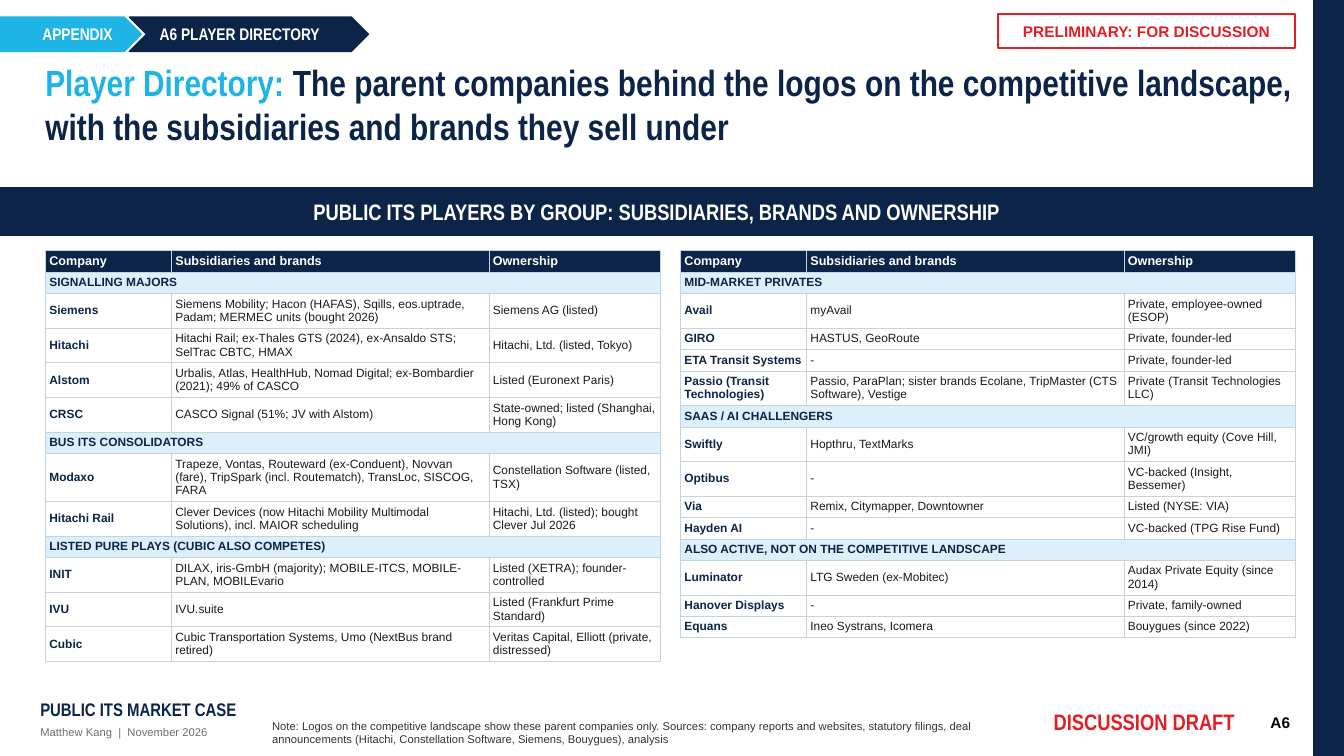
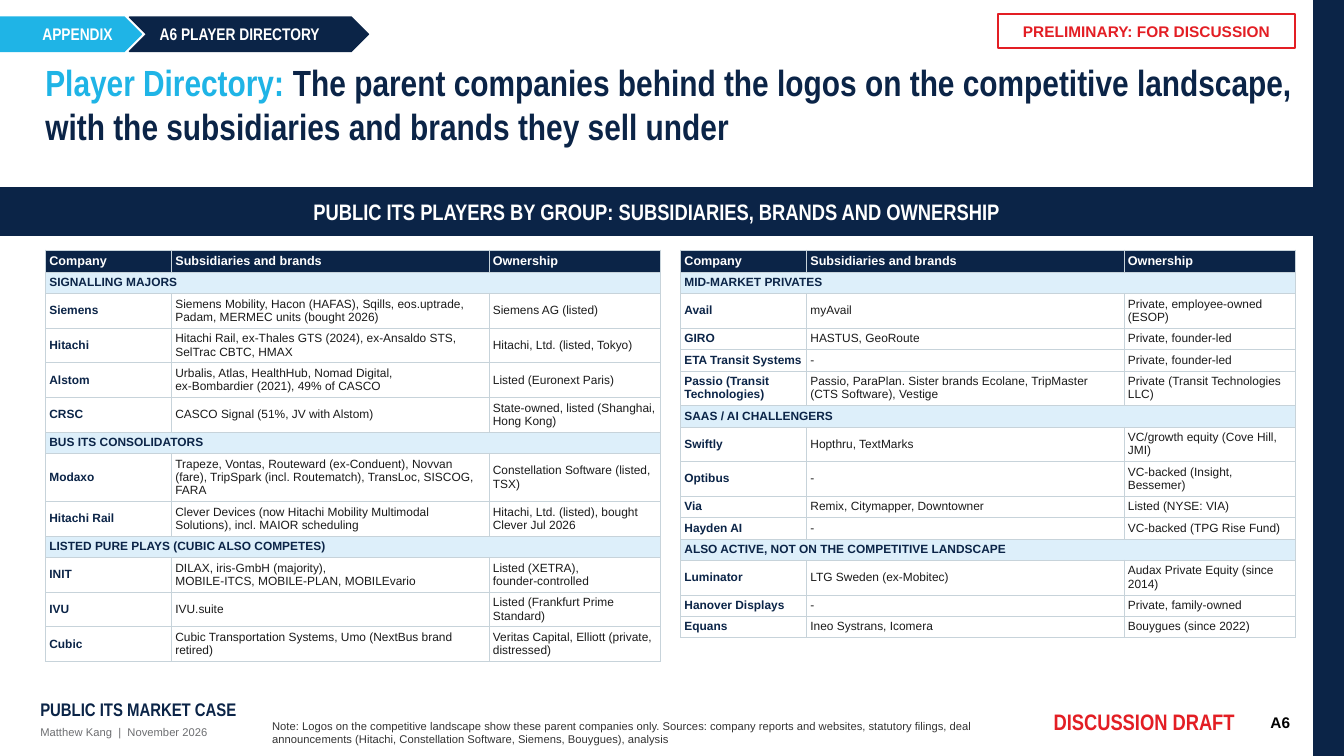
Before and after one commit to matthewkang858/Project-2-, a slide deck: slide 7 of its-market-case/deck/Public_ITS_Market_Case_Appendix.pptx. Drawn at 1344x756 pixels with LibreOffice and Linux fonts; fonts in the diff are those of the drawing. Boxes give left, top, right and bottom in pixels: in the first picture for what was removed or moved away, otherwise in the second. Text is boxed around its words. In the diff, an @@ line names an element or a change of style, - is before the commit and + after.

```diff
--- a/its-market-case/deck/Public_ITS_Market_Case_Appendix.pptx
+++ b/its-market-case/deck/Public_ITS_Market_Case_Appendix.pptx
@@ table at <box>45,250,660,661</box> @@
-row 3, column 2: Siemens Mobility; Hacon (HAFAS), Sqills, eos.uptrade, Padam; MERMEC units (bought 2026)
+row 3, column 2: Siemens Mobility, Hacon (HAFAS), Sqills, eos.uptrade, Padam, MERMEC units (bought 2026)
-row 4, column 2: Hitachi Rail; ex-Thales GTS (2024), ex-Ansaldo STS; SelTrac CBTC, HMAX
+row 4, column 2: Hitachi Rail, ex-Thales GTS (2024), ex-Ansaldo STS, SelTrac CBTC, HMAX
-row 5, column 2: Urbalis, Atlas, HealthHub, Nomad Digital; ex-Bombardier (2021); 49% of CASCO
+row 5, column 2: Urbalis, Atlas, HealthHub, Nomad Digital, / ex-Bombardier (2021), 49% of CASCO
-row 6, column 2: CASCO Signal (51%; JV with Alstom)
+row 6, column 2: CASCO Signal (51%, JV with Alstom)
-row 6, column 3: State-owned; listed (Shanghai, Hong Kong)
+row 6, column 3: State-owned, listed (Shanghai, Hong Kong)
-row 9, column 3: Hitachi, Ltd. (listed); bought Clever Jul 2026
+row 9, column 3: Hitachi, Ltd. (listed), bought Clever Jul 2026
-row 11, column 2: DILAX, iris-GmbH (majority); MOBILE-ITCS, MOBILE-PLAN, MOBILEvario
+row 11, column 2: DILAX, iris-GmbH (majority), / MOBILE-ITCS, MOBILE-PLAN, MOBILEvario
-row 11, column 3: Listed (XETRA); founder-controlled
+row 11, column 3: Listed (XETRA), / founder-controlled
@@ table at <box>681,250,1296,637</box> @@
-row 6, column 2: Passio, ParaPlan; sister brands Ecolane, TripMaster (CTS Software), Vestige
+row 6, column 2: Passio, ParaPlan. Sister brands Ecolane, TripMaster (CTS Software), Vestige
```
Also in this commit, not shown: 5 other slides changed, 3 other files.
